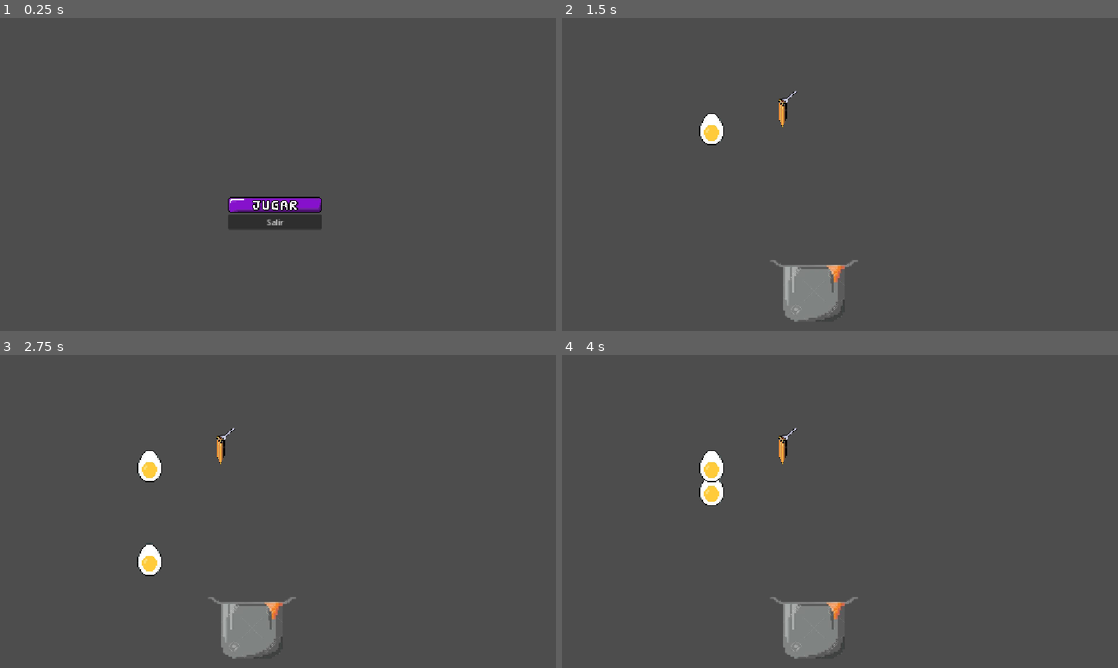
Above: before the commit, frames 1-4 (two rows, left to right).
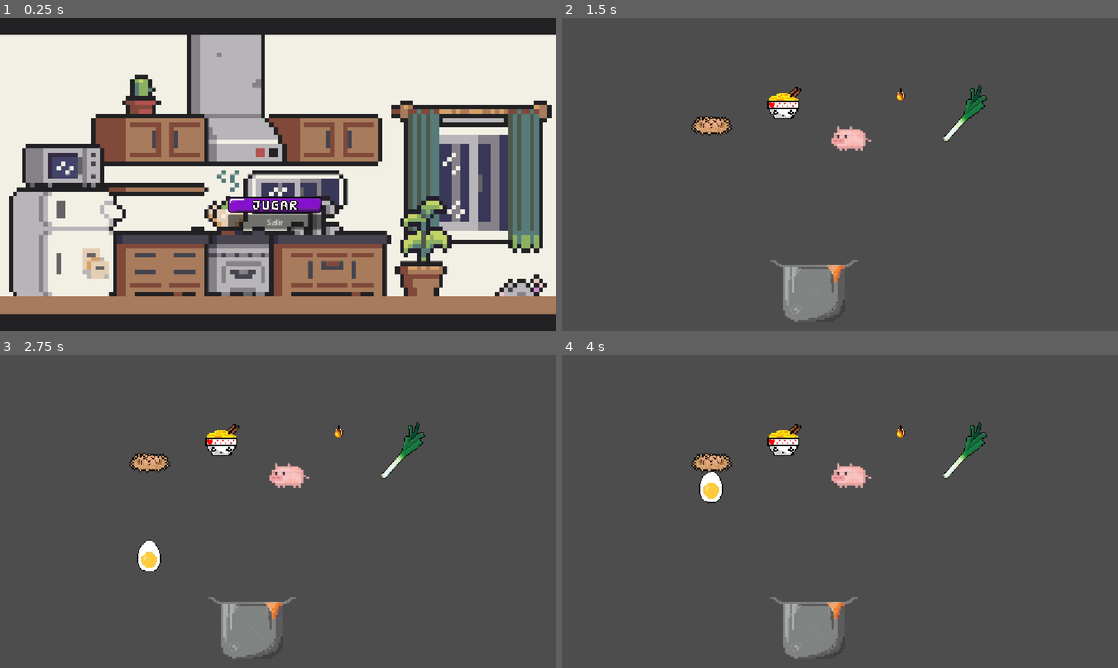
Above: after the commit, the same moments.

Repository: elinico07100/Ramen-con-Squigly
Game: Godot game, scene res://escenas/Menu.tscn
Same seed, same stepped clock (60 frames per second), same inputs: the game is played once before the commit and once after it.
Inputs (mouse positions are in pixels of both pictures, inside the frame that each line leads up to):
- Up to frame 1 (0.25 s): no input
- Up to frame 2 (1.5 s): click (834, 205) at 0.5 s; tap Enter at 1.25 s; move the mouse to (789, 99) at 1.27 s; click (789, 99) at 1.42 s
- Up to frame 3 (2.75 s): tap Space at 2 s; move the mouse to (150, 464) at 2.02 s; click (150, 464) at 2.17 s
- Up to frame 4 (4 s): click (712, 464) at 2.92 s; click (712, 464) at 3.67 s

The runs differ from the first frame. In frame 1, 92% of the frame differs, in the area x 0-100%, y 0-100%; in frame 2, 1.7%; in frame 3, 1.9%; in frame 4, 1.8%.

Commit message:
todos los ingredientes funcionando

Diff:
--- /dev/null
+++ b/chanchi.gd
@@ -0,0 +1,80 @@
+extends Area2D
+
+@export var suelo_y: float = 600.0
+@export var tipo = "chanchi"
+@export var orden = 3
+
+const GRAVEDAD = 1500.0
+
+var arrastrando = false
+var cayendo = false
+var velocidad = 0.0
+var offset = Vector2.ZERO
+var es_original = true
+var pos_inicial = Vector2.ZERO
+
+func _ready():
+	pos_inicial = global_position
+	$Chanchi.visible = true
+	$Baconnn.visible = false
+
+
+func _ya_esta():
+	var olla = get_tree().get_first_node_in_group("olla")
+	if olla == null:
+		return
+	for ing in olla.ingredientes:
+		if ing == tipo:
+			return true
+	return false
+
+func _crear_copia():
+	var copia = load(scene_file_path).instantiate()
+	get_parent().add_child(copia)
+	copia.global_position = pos_inicial
+	copia.pos_inicial = pos_inicial
+
+func _input_event(_viewport, event, _shape_idx):
+	# Se ejecuta cuando hay un evento de mouse SOBRE este nodo
+	if event is InputEventMouseButton \
+			and event.button_index == MOUSE_BUTTON_LEFT \
+			and event.pressed\
+			and _ya_esta() == false:
+		arrastrando = true
+		$Chanchi.visible = false
+		$Baconnn.visible = true
+
+		if es_original:
+			es_original = false
+			_crear_copia.call_deferred()
+		cayendo = false
+		velocidad = 0.0
+		offset = global_position - get_global_mouse_position()
+		z_index = 10
+
+
+func _input(event):
+	# Se ejecuta con CUALQUIER evento, esté el mouse donde esté
+	if event is InputEventMouseButton \
+			and event.button_index == MOUSE_BUTTON_LEFT \
+			and not event.pressed \
+			and arrastrando:
+		arrastrando = false
+		cayendo = true
+		z_index = 0
+
+
+func _process(delta):
+	var olla = get_tree().get_first_node_in_group("olla")
+	if olla.contador != orden:
+		input_pickable = false
+	else:
+		input_pickable = true
+	if arrastrando:
+		global_position = get_global_mouse_position() + offset
+	elif cayendo:
+		input_pickable = false
+		velocidad += GRAVEDAD * delta
+		global_position.y += velocidad * delta
+		if global_position.y > 800:   # un poco más abajo del borde de la pantalla
+			queue_free()
--- a/escenas/Cocina.tscn
+++ b/escenas/Cocina.tscn
@@ -3,6 +3,10 @@
 [ext_resource type="PackedScene" uid="uid://dsyrjm05ad64" path="res://escenas/huevo.tscn" id="1_h1uck"]
 [ext_resource type="PackedScene" uid="uid://cwx862d0minqp" path="res://escenas/olla.tscn" id="2_hfuib"]
 [ext_resource type="PackedScene" uid="uid://c71fto4so050f" path="res://escenas/fideo.tscn" id="3_hfuib"]
+[ext_resource type="PackedScene" uid="uid://b31d18b8fbo2q" path="res://escenas/soya.tscn" id="4_om58g"]
+[ext_resource type="PackedScene" uid="uid://tk1si7ma1dvp" path="res://escenas/chanchi.tscn" id="5_et24b"]
+[ext_resource type="Texture2D" uid="uid://dtosbqt3bx554" path="res://Imagen/baconnn.png" id="6_78lid"]
+[ext_resource type="PackedScene" uid="uid://lngnrnkwnerm" path="res://escenas/puerro.tscn" id="7_g1mka"]
 
 [node name="Node2D" type="Node2D" unique_id=616542106]
 
@@ -10,7 +14,7 @@
 position = Vector2(460, 176)
 
 [node name="Area2D" parent="." unique_id=418432861 instance=ExtResource("1_h1uck")]
-position = Vector2(310, 230)
+position = Vector2(309.00003, 223)
 scale = Vector2(0.23999876, 0.23999876)
 
 [node name="Area2D2" parent="." unique_id=280011581 instance=ExtResource("2_hfuib")]
@@ -29,3 +33,18 @@
 layout_mode = 0
 offset_right = 40.0
 offset_bottom = 40.0
+
+[node name="Area2D4" parent="." unique_id=435986253 instance=ExtResource("4_om58g")]
+position = Vector2(687, 139)
+
+[node name="Area2D5" parent="." unique_id=445373217 instance=ExtResource("5_et24b")]
+position = Vector2(593, 250)
+
+[node name="Baconnn" type="Sprite2D" parent="." unique_id=1905431980]
+visible = false
+position = Vector2(586.99994, 257)
+scale = Vector2(0.43846154, 0.43214285)
+texture = ExtResource("6_78lid")
+
+[node name="puerro" parent="." unique_id=1277187283 instance=ExtResource("7_g1mka")]
+position = Vector2(836, 204)
--- a/escenas/Menu.tscn
+++ b/escenas/Menu.tscn
@@ -2,6 +2,7 @@
 
 [ext_resource type="Script" uid="uid://bcedmnxda24ny" path="res://Menu.gd" id="1_hw27t"]
 [ext_resource type="Texture2D" uid="uid://ca7qic4d3m0cm" path="res://Imagen/UI/BtnJugar.png" id="2_37x5u"]
+[ext_resource type="Texture2D" uid="uid://683nabdr1053" path="res://Imagen/cocina.png" id="2_gglsf"]
 [ext_resource type="Texture2D" uid="uid://bf56h2ufswocd" path="res://Imagen/UI/BtnJpressed.png" id="3_pg16i"]
 
 [node name="Control" type="Control" unique_id=868794933]
@@ -14,9 +15,20 @@
 script = ExtResource("1_hw27t")
 
 [node name="TextureRect" type="TextureRect" parent="." unique_id=1221275824]
+layout_mode = 1
+anchors_preset = 15
+anchor_right = 1.0
+anchor_bottom = 1.0
+grow_horizontal = 2
+grow_vertical = 2
+texture = ExtResource("2_gglsf")
+expand_mode = 1
+stretch_mode = 6
+
+[node name="Label" type="Label" parent="." unique_id=1544870480]
 layout_mode = 0
 offset_right = 40.0
-offset_bottom = 40.0
+offset_bottom = 23.0
 
 [node name="VBoxContainer" type="VBoxContainer" parent="." unique_id=238488156]
 layout_mode = 0
--- /dev/null
+++ b/escenas/chanchi.tscn
@@ -0,0 +1,26 @@
+[gd_scene format=3 uid="uid://tk1si7ma1dvp"]
+
+[ext_resource type="Texture2D" uid="uid://bwcu6xibr7be3" path="res://Imagen/chanchi.png" id="1_2vftt"]
+[ext_resource type="Texture2D" uid="uid://dtosbqt3bx554" path="res://Imagen/baconnn.png" id="1_8dl7p"]
+[ext_resource type="Script" uid="uid://cpnt6ln3wgtj2" path="res://chanchi.gd" id="1_hjmk6"]
+
+[sub_resource type="RectangleShape2D" id="RectangleShape2D_e0rnr"]
+size = Vector2(94, 61.5)
+
+[node name="Area2D" type="Area2D" unique_id=445373217]
+script = ExtResource("1_hjmk6")
+
+[node name="Baconnn" type="Sprite2D" parent="." unique_id=2073136533]
+visible = false
+position = Vector2(-4.000004, 8.999996)
+scale = Vector2(0.5923077, 0.6535714)
+texture = ExtResource("1_8dl7p")
+
+[node name="Chanchi" type="Sprite2D" parent="." unique_id=1086164018]
+position = Vector2(4.999996, 0)
+scale = Vector2(0.41101682, 0.34772727)
+texture = ExtResource("1_2vftt")
+
+[node name="CollisionShape2D" type="CollisionShape2D" parent="." unique_id=1206706030]
+position = Vector2(2, -3.75)
+shape = SubResource("RectangleShape2D_e0rnr")
--- a/escenas/fideo.tscn
+++ b/escenas/fideo.tscn
@@ -2,6 +2,7 @@
 
 [ext_resource type="Script" uid="uid://bi5wh2a7j3qff" path="res://fideo.gd" id="1_0kjmp"]
 [ext_resource type="Texture2D" uid="uid://4lkenme4c5uv" path="res://Imagen/fideos.png" id="2_0kjmp"]
+[ext_resource type="Texture2D" uid="uid://c5ifysyg0r8r6" path="res://Imagen/fideop.png" id="3_07sgk"]
 
 [sub_resource type="SpriteFrames" id="SpriteFrames_0kjmp"]
 animations = [{
@@ -14,20 +15,25 @@
 "speed": 5.0
 }]
 
-[sub_resource type="CapsuleShape2D" id="CapsuleShape2D_tjjse"]
-radius = 23.267324
-height = 66.29396
+[sub_resource type="CircleShape2D" id="CircleShape2D_26iph"]
+radius = 72.84629
 
 [node name="Area2D" type="Area2D" unique_id=1391862358]
 scale = Vector2(0.11999895, 0.19999911)
 script = ExtResource("1_0kjmp")
 
-[node name="AnimatedSprite2D" type="AnimatedSprite2D" parent="." unique_id=614149453]
+[node name="tenedor" type="AnimatedSprite2D" parent="." unique_id=614149453]
+visible = false
 position = Vector2(58, 63)
 sprite_frames = SubResource("SpriteFrames_0kjmp")
 
+[node name="PDfideos" type="Sprite2D" parent="." unique_id=1235868255]
+position = Vector2(0, 3.8146973e-06)
+scale = Vector2(2.0486255, 1.1472262)
+texture = ExtResource("3_07sgk")
+
 [node name="CollisionShape2D" type="CollisionShape2D" parent="." unique_id=10922630]
-position = Vector2(68.99999, -47.99999)
-rotation = -0.5305801
-scale = Vector2(6.1272783, 1.0428606)
-shape = SubResource("CapsuleShape2D_tjjse")
+position = Vector2(-25.000221, 15.000076)
+rotation = -3.1875405
+scale = Vector2(3.3881886, 1.7428567)
+shape = SubResource("CircleShape2D_26iph")
--- a/escenas/huevo.tscn
+++ b/escenas/huevo.tscn
@@ -2,6 +2,7 @@
 
 [ext_resource type="Script" uid="uid://xv6unfk5s6yr" path="res://huevo.gd" id="1_2gnpj"]
 [ext_resource type="Texture2D" uid="uid://c1g5shvp7jtau" path="res://Imagen/huevo.png" id="2_26iph"]
+[ext_resource type="Texture2D" uid="uid://dyr22gmqxkb3f" path="res://Imagen/pixel-art-chicken-nest-and-eggs-png.webp" id="3_26iph"]
 
 [sub_resource type="SpriteFrames" id="SpriteFrames_vwbdx"]
 animations = [{
@@ -15,15 +16,20 @@
 }]
 
 [sub_resource type="CircleShape2D" id="CircleShape2D_3qqd1"]
-radius = 97.41
+radius = 153.09702
 
 [node name="Area2D" type="Area2D" unique_id=418432861]
 scale = Vector2(0.23999971, 0.23999971)
 script = ExtResource("1_2gnpj")
 
 [node name="AnimatedSprite2D" type="AnimatedSprite2D" parent="." unique_id=195688012]
+visible = false
 sprite_frames = SubResource("SpriteFrames_vwbdx")
 
+[node name="PixelArtChickenNestAndEggsPng" type="Sprite2D" parent="." unique_id=679316216]
+position = Vector2(4.166687, 0)
+texture = ExtResource("3_26iph")
+
 [node name="CollisionShape2D" type="CollisionShape2D" parent="." unique_id=1599271414]
-scale = Vector2(1, 1.3600005)
+scale = Vector2(1, 0.35999763)
 shape = SubResource("CircleShape2D_3qqd1")
--- /dev/null
+++ b/escenas/puerro.tscn
@@ -0,0 +1,35 @@
+[gd_scene format=3 uid="uid://lngnrnkwnerm"]
+
+[ext_resource type="Script" uid="uid://dsuv1a5hleku4" path="res://puerro.gd" id="1_d1p2f"]
+[ext_resource type="Texture2D" uid="uid://dm1hu0yg5yap6" path="res://Imagen/puerro.png" id="2_757lq"]
+[ext_resource type="Texture2D" uid="uid://b536xmfif6lq" path="res://Imagen/minip.png" id="3_jks3n"]
+
+[sub_resource type="CircleShape2D" id="CircleShape2D_iqhlg"]
+radius = 28.425343
+
+[sub_resource type="CapsuleShape2D" id="CapsuleShape2D_me6ct"]
+height = 76.51593
+
+[node name="puerro" type="Area2D" unique_id=1277187283]
+script = ExtResource("1_d1p2f")
+
+[node name="Puerro" type="Sprite2D" parent="." unique_id=1459861170]
+position = Vector2(-3.8146973e-06, 0)
+scale = Vector2(0.45, 0.5107143)
+texture = ExtResource("2_757lq")
+
+[node name="Minip" type="Sprite2D" parent="." unique_id=2065785473]
+visible = false
+position = Vector2(10, -3)
+scale = Vector2(0.10070678, 0.13688214)
+texture = ExtResource("3_jks3n")
+
+[node name="CollisionShape2D" type="CollisionShape2D" parent="." unique_id=1993157711]
+position = Vector2(19.999998, -26)
+rotation = -2.4257538
+shape = SubResource("CircleShape2D_iqhlg")
+
+[node name="CollisionShape2D2" type="CollisionShape2D" parent="." unique_id=1935179978]
+position = Vector2(-20, 23.000002)
+rotation = 0.7513175
+shape = SubResource("CapsuleShape2D_me6ct")
--- a/escenas/soya.tscn
+++ b/escenas/soya.tscn
@@ -1,11 +1,15 @@
 [gd_scene format=3 uid="uid://b31d18b8fbo2q"]
 
-[ext_resource type="Script" uid="uid://bi5wh2a7j3qff" path="res://fideo.gd" id="1_m5iq6"]
-[ext_resource type="Texture2D" uid="uid://4lkenme4c5uv" path="res://Imagen/fideos.png" id="2_3nsnt"]
+[ext_resource type="Texture2D" uid="uid://et68yjwj2but" path="res://Imagen/gotads.png" id="2_3nsnt"]
+[ext_resource type="Texture2D" uid="uid://cj76yxwj7yoob" path="res://Imagen/soya.webp" id="2_m5iq6"]
+[ext_resource type="Script" uid="uid://db0c1duk1k5iy" path="res://soya.gd" id="4_x4sjv"]
 
 [sub_resource type="SpriteFrames" id="SpriteFrames_0kjmp"]
 animations = [{
 "frames": [{
+"duration": 1.0,
+"texture": ExtResource("2_m5iq6")
+}, {
 "duration": 1.0,
 "texture": ExtResource("2_3nsnt")
 }],
@@ -15,19 +19,25 @@
 }]
 
 [sub_resource type="CapsuleShape2D" id="CapsuleShape2D_tjjse"]
-radius = 23.267324
-height = 66.29396
+radius = 23.592651
+height = 303.2292
 
 [node name="Area2D" type="Area2D" unique_id=1391862358]
 scale = Vector2(0.19999911, 0.19999911)
-script = ExtResource("1_m5iq6")
+script = ExtResource("4_x4sjv")
 
-[node name="AnimatedSprite2D" type="AnimatedSprite2D" parent="." unique_id=614149453]
-position = Vector2(58, 63)
+[node name="Gotads" type="Sprite2D" parent="." unique_id=968485790]
+position = Vector2(75.00037, 90.0004)
+scale = Vector2(0.29166755, 0.3076923)
+texture = ExtResource("2_3nsnt")
+
+[node name="soya" type="AnimatedSprite2D" parent="." unique_id=614149453]
+position = Vector2(74.00049, 95.00042)
+scale = Vector2(1.1230806, 1.0357189)
 sprite_frames = SubResource("SpriteFrames_0kjmp")
 
 [node name="CollisionShape2D" type="CollisionShape2D" parent="." unique_id=10922630]
-position = Vector2(68.99999, -47.99999)
-rotation = -0.5305801
-scale = Vector2(6.1272783, 1.0428606)
+position = Vector2(70.00031, 95.00042)
+rotation = -1.5777776
+scale = Vector2(6.467616, 0.9891009)
 shape = SubResource("CapsuleShape2D_tjjse")
--- a/fideo.gd
+++ b/fideo.gd
@@ -15,6 +15,8 @@
 
 func _ready():
 	pos_inicial = global_position
+	$PDfideos.visible = true
+	$tenedor.visible = false
 
 
 func _ya_esta():
@@ -39,6 +41,9 @@
 			and event.pressed\
 			and _ya_esta() == false:
 		arrastrando = true
+		$PDfideos.visible = false
+		$tenedor.visible = true
+
 		if es_original:
 			es_original = false
 			_crear_copia.call_deferred()
--- a/huevo.gd
+++ b/huevo.gd
@@ -13,8 +13,12 @@
 var es_original = true
 var pos_inicial = Vector2.ZERO
 
+
 func _ready():
 	pos_inicial = global_position
+	$AnimatedSprite2D.visible = false
+	$PixelArtChickenNestAndEggsPng.visible = true
+
 
 func _ya_esta():
 	var olla = get_tree().get_first_node_in_group("olla")
@@ -38,6 +42,9 @@
 			and event.pressed\
 			and _ya_esta() == false:
 		arrastrando = true
+		$PixelArtChickenNestAndEggsPng.visible = false
+		$AnimatedSprite2D.visible = true
+
 		if es_original:
 			es_original = false
 			_crear_copia.call_deferred()
--- /dev/null
+++ b/soya.gd
@@ -0,0 +1,81 @@
+extends Area2D
+
+@export var suelo_y: float = 600.0
+@export var tipo = "soya"
+@export var orden = 2
+
+const GRAVEDAD = 1500.0
+
+var arrastrando = false
+var cayendo = false
+var velocidad = 0.0
+var offset = Vector2.ZERO
+var es_original = true
+var pos_inicial = Vector2.ZERO
+
+
+func _ready():
+	pos_inicial = global_position
+	$soya.visible = false
+	$Gotads.visible = true
+
+
+func _ya_esta():
+	var olla = get_tree().get_first_node_in_group("olla")
+	if olla == null:
+		return
+	for ing in olla.ingredientes:
+		if ing == tipo:
+			return true
+	return false
+
+func _crear_copia():
+	var copia = load(scene_file_path).instantiate()
+	get_parent().add_child(copia)
+	copia.global_position = pos_inicial
+	copia.pos_inicial = pos_inicial
+
+func _input_event(_viewport, event, _shape_idx):
+	# Se ejecuta cuando hay un evento de mouse SOBRE este nodo
+	if event is InputEventMouseButton \
+			and event.button_index == MOUSE_BUTTON_LEFT \
+			and event.pressed\
+			and _ya_esta() == false:
+		arrastrando = true
+		$soya.visible = true
+		$Gotads.visible = false
+
+		if es_original:
+			es_original = false
+			_crear_copia.call_deferred()
+		cayendo = false
+		velocidad = 0.0
+		offset = global_position - get_global_mouse_position()
+		z_index = 10
+
+
+func _input(event):
+	# Se ejecuta con CUALQUIER evento, esté el mouse donde esté
+	if event is InputEventMouseButton \
+			and event.button_index == MOUSE_BUTTON_LEFT \
+			and not event.pressed \
+			and arrastrando:
+		arrastrando = false
+		cayendo = true
+		z_index = 0
+
+
+func _process(delta):
+	var olla = get_tree().get_first_node_in_group("olla")
+	if olla.contador != orden:
+		input_pickable = false
+	else:
+		input_pickable = true
+	if arrastrando:
+		global_position = get_global_mouse_position() + offset
+	elif cayendo:
+		input_pickable = false
+		velocidad += GRAVEDAD * delta
+		global_position.y += velocidad * delta
+		if global_position.y > 800:   # un poco más abajo del borde de la pantalla
+			queue_free()
Binary file added: Imagen/baconnn.png
Not shown, added: Imagen/baconnn.png.import
Binary file added: Imagen/chanchi.png
Not shown, added: Imagen/chanchi.png.import
Binary file added: Imagen/cocina.png
Not shown, added: Imagen/cocina.png.import
Binary file added: Imagen/fideop.png
Not shown, added: Imagen/fideop.png.import
Binary file added: Imagen/gotads.png
Not shown, added: Imagen/gotads.png.import
Binary file added: Imagen/minip.png
Not shown, added: Imagen/minip.png.import
(and 11 more such lines)
